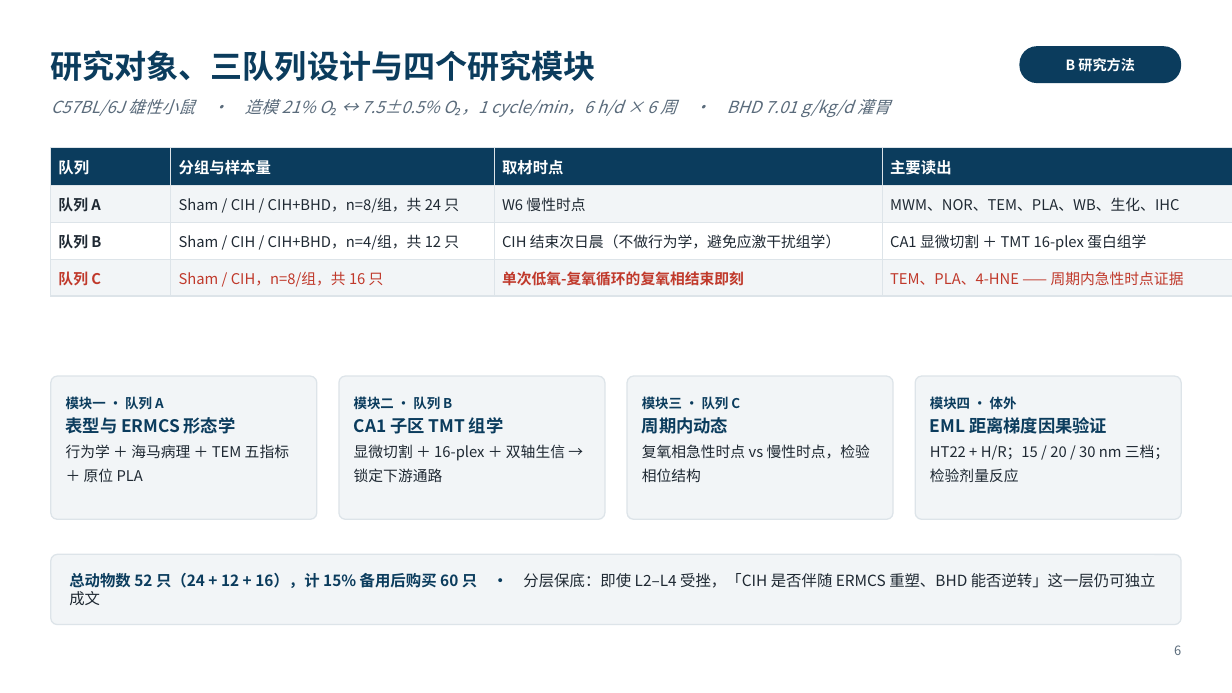
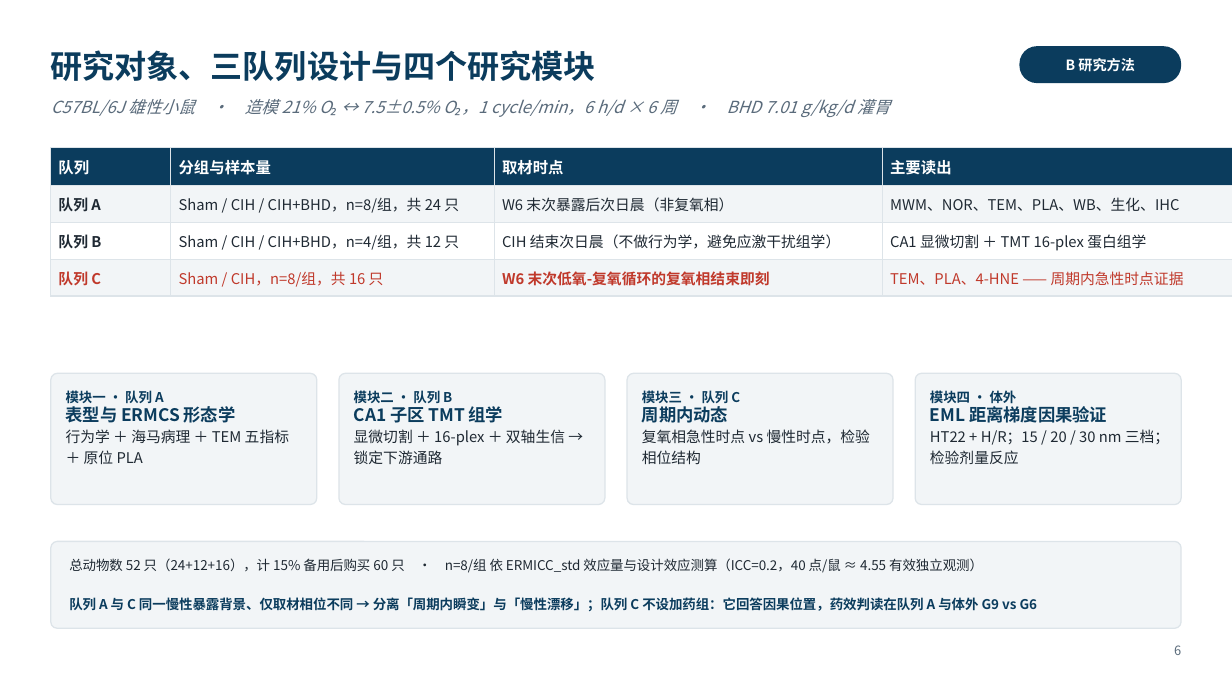
Before and after one commit to xoaiquynhanh17228kk-sketch/test, a slide deck: slide 6 of 开题报告_6分钟版.pptx. Drawn at 1232x693 pixels with LibreOffice and Linux fonts; fonts in the diff are those of the drawing. Boxes give left, top, right and bottom in pixels: in the first picture for what was removed or moved away, otherwise in the second. Text is boxed around its words. In the diff, an @@ line names an element or a change of style, - is before the commit and + after.

```diff
--- a/开题报告_6分钟版.pptx
+++ b/开题报告_6分钟版.pptx
@@ table at bbox=[51, 148, 1232, 291] @@
-row 2, column 3: W6 慢性时点
+row 2, column 3: W6 末次暴露后次日晨（非复氧相）
-row 4, column 3: 单次低氧-复氧循环的复氧相结束即刻
+row 4, column 3: W6 末次低氧-复氧循环的复氧相结束即刻
@@ rounded rectangle: place and size @@
-rounded rectangle at bbox=[51, 376, 317, 519]
+rounded rectangle at bbox=[51, 373, 317, 505]
@@ rounded rectangle: place and size @@
-rounded rectangle at bbox=[339, 376, 605, 519]
+rounded rectangle at bbox=[339, 373, 605, 505]
@@ rounded rectangle: place and size @@
-rounded rectangle at bbox=[628, 376, 894, 519]
+rounded rectangle at bbox=[628, 373, 894, 505]
@@ proportions changed in 5 elements at bbox=[51, 542, 1181, 628], bbox=[51, 373, 317, 505], bbox=[339, 373, 605, 505], bbox=[628, 373, 894, 505], bbox=[915, 373, 1181, 505] @@
@@ rounded rectangle: place and size @@
-rounded rectangle at bbox=[915, 376, 1181, 519]
+rounded rectangle at bbox=[915, 373, 1181, 505]
@@ line spacing 19pt to 16pt in 4 elements at bbox=[66, 390, 289, 464], bbox=[354, 390, 565, 464], bbox=[642, 390, 870, 464], bbox=[930, 388, 1169, 464] @@
@@ rounded rectangle: place and size @@
-rounded rectangle at bbox=[51, 555, 1181, 625]
+rounded rectangle at bbox=[51, 542, 1181, 628]
@@ text at bbox=[69, 558, 1038, 611]: text changed; size 12 to 10.5 pt @@
-总动物数 52 只（24 + 12 + 16），计 15% 备用后购买 60 只 · 分层保底：即使 L2–L4 受挫，「CIH 是否伴随 ERMCS 重塑、BHD 能否逆转」这一层仍可独立成文
+总动物数 52 只（24+12+16），计 15% 备用后购买 60 只 · n=8/组 依 ERMICC_std 效应量与设计效应测算（ICC=0.2，40 点/鼠 ≈ 4.55 有效独立观测）
+队列 A 与 C 同一慢性暴露背景、仅取材相位不同 → 分离「周期内瞬变」与「慢性漂移」；队列 C 不设加药组：它回答因果位置，药效判读在队列 A 与体外 G9 vs G6
```
Also in this commit, not shown: 12 other slides changed, 8 other files.
